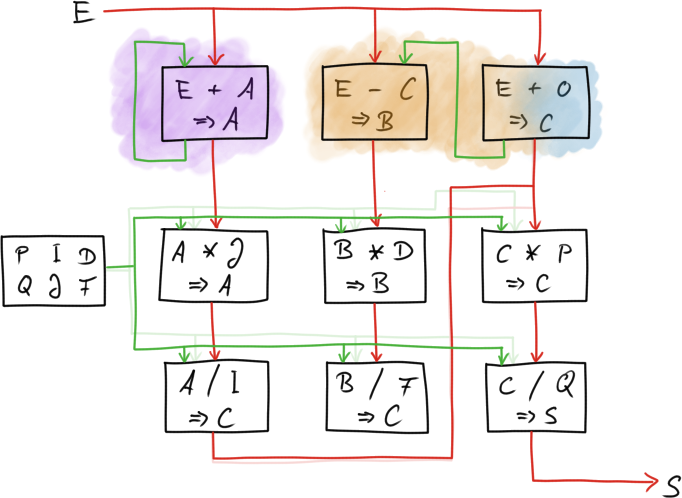
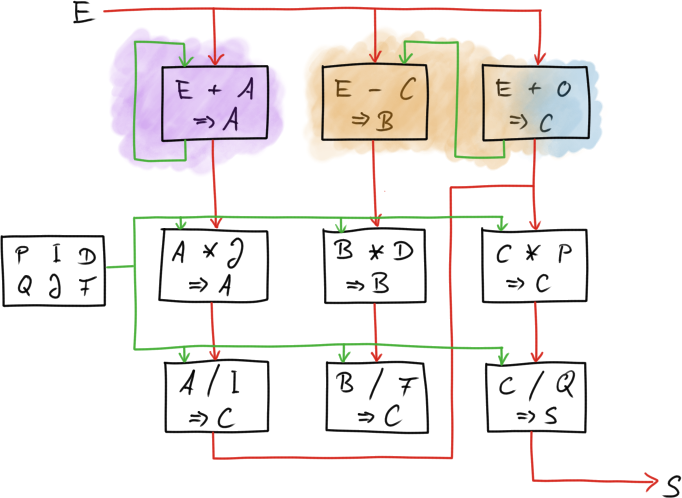
Layer changes from the first 682px x 498px image to the second:
removed group "old sketch" (3 layers) (was 19%) over (103, 6, 659, 493)
removed layer "Copy of Red" (1st of 2, in "old sketch") from group "old sketch" over (103, 6, 659, 493)
removed layer "Copy of Green" from group "old sketch" over (103, 6, 547, 384)
